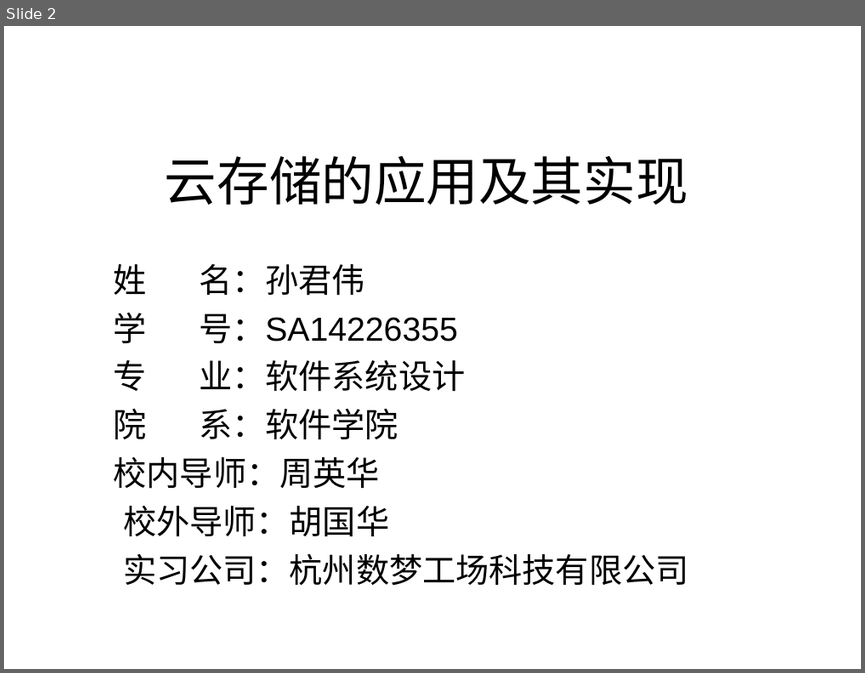
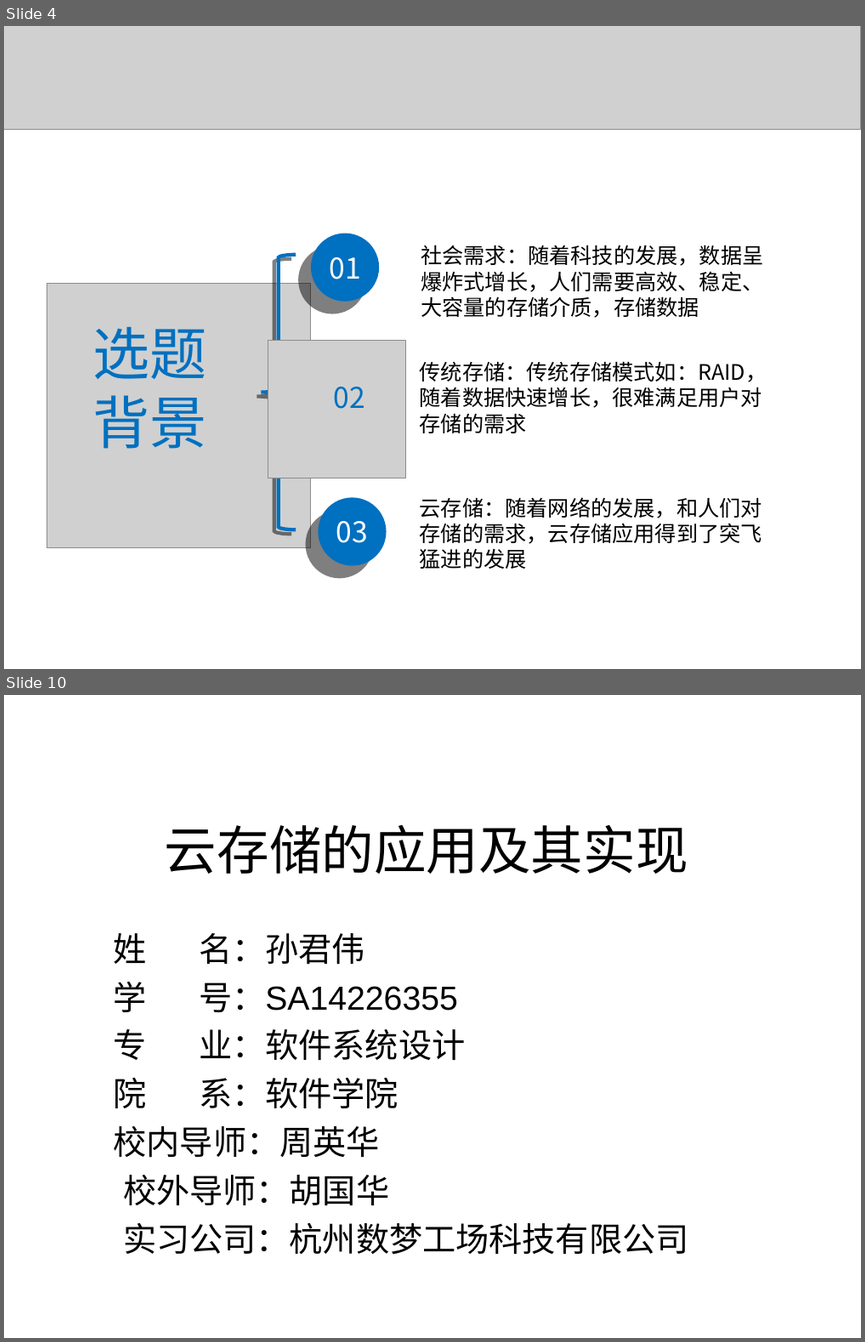
Before and after one commit to liaoliaoanxiao/mediumRepy, a slide deck: 论文/SA14226355孙君伟答辩.ppt. Shown one above the other, each under a label of ours: slide 2 before the commit, slides 4 and 10 after it; the slides between them are not shown. The pictures are 865x673 and 865x1342 pixels, drawn with LibreOffice and Linux fonts; fonts in the diff are those of the drawing; grey boxes stand for pictures; background and template pictures are left out. Boxes give left, top, right and bottom in pixels: in the first picture for what was removed or moved away, otherwise in the second. Text is boxed around its words. In the diff, an @@ line names an element or a change of style, - is before the commit and + after.

```diff
--- a/论文/SA14226355孙君伟答辩.ppt
+++ b/论文/SA14226355孙君伟答辩.ppt
@@ slide 4 added at <box>4,26,861,669</box>, background #FFFFFF @@
@@ picture added at <box>4,26,861,129</box> @@
@@ freeform shape added at <box>261,255,296,530</box>, outline #0070C0 3 pt @@
@@ ellipse added at <box>311,233,380,302</box>, fill #0070C0 @@
@@ text added at <box>420,244,763,318</box>, 18 pt, text #000000 @@
+社会需求：随着科技的发展，数据呈爆炸式增长，人们需要高效、稳定、大容量的存储介质，存储数据
@@ text added at <box>329,257,360,279</box>, 24 pt, text #FFFFFF @@
+01
@@ picture added at <box>46,283,311,547</box> @@
@@ text added at <box>93,327,207,448</box>, 48 pt, text #0070C0 @@
+选题
+背景
@@ picture added at <box>268,340,406,478</box> @@
@@ text added at <box>420,361,767,433</box>, 18 pt, text #000000 @@
+传统存储：传统存储模式如：RAID，随着数据快速增长，很难满足用户对存储的需求
@@ text added at <box>334,386,365,408</box>, 24 pt, text #0070C0 @@
+02
@@ ellipse added at <box>318,497,386,566</box>, fill #0070C0 @@
@@ text added at <box>420,497,762,568</box>, 18 pt, text #000000 @@
+云存储：随着网络的发展，和人们对存储的需求，云存储应用得到了突飞猛进的发展
@@ text added at <box>336,521,368,543</box>, 24 pt, text #FFFFFF @@
+03
@@ what was slide 2 is now slide 10 @@
```
Also in this commit, not shown: 1 slide changed, 7 other slides added, 3 slides removed.
